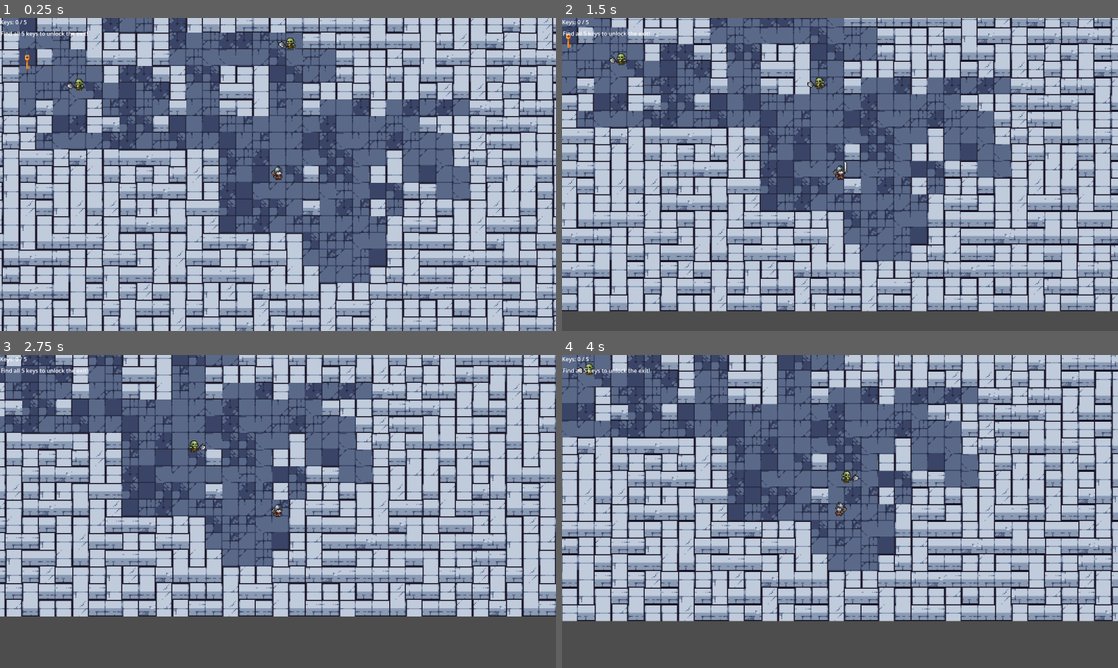
Above: before the commit, frames 1-4 (two rows, left to right).
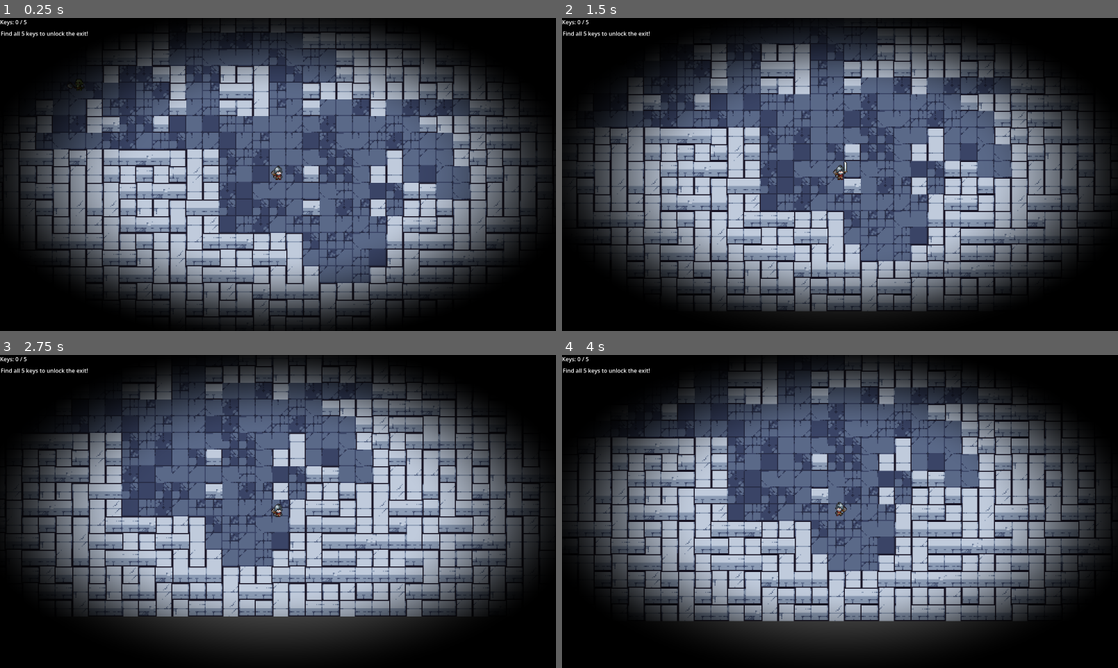
Above: after the commit, the same moments.

Repository: zz2548/week-5-pcg
Game: Godot game, scene res://scenes/main.tscn
The game is run twice, just before and just after one commit, with the same random seed, the same clock (stepped at 60 frames per second) and the same inputs.
Inputs:
- Up to frame 1 (0.25 s): no input
- Up to frame 2 (1.5 s): tap Enter at 0.5 s; hold D (move_right) 0.53-1.28 s; hold Space (attack) 0.53-1.28 s; hold S (move_down) from 1.28 s (still down); tap Space (attack) at 1.35 s
- Up to frame 3 (2.75 s): release S (move_down) at 2.03 s; hold D (move_right) from 2.03 s (still down); hold Space (attack) from 2.03 s (still down); tap R at 2.1 s
- Up to frame 4 (4 s): release D (move_right) at 2.78 s; release Space (attack) at 2.78 s; hold W (move_up) 2.78-3.53 s; tap Space (attack) at 2.85 s; hold A (move_left) from 3.53 s (still down); hold Space (attack) from 3.53 s (still down)

The runs differ from the first frame. In frame 1, 65% of the frame differs, in the area x 0-100%, y 0-100%; in frame 2, 66%; in frame 3, 66%; in frame 4, 66%.

Commit message:
Better spawn mechanic, add sound on detection

Diff:
--- a/pcg-game/scenes/main.tscn
+++ b/pcg-game/scenes/main.tscn
@@ -629,7 +629,7 @@
 [node name="AnimatedSprite2D" type="AnimatedSprite2D" parent="Player" unique_id=1121528612]
 scale = Vector2(0.75, 0.75)
 sprite_frames = SubResource("SpriteFrames_c6pm6")
-animation = &"attack"
+animation = &"die"
 
 [node name="Camera2D" type="Camera2D" parent="Player" unique_id=2102631256]
 
@@ -650,9 +650,9 @@
 
 [node name="DarkOverlay" type="CanvasLayer" parent="." unique_id=671771595]
 layer = 10
-visible = false
 script = ExtResource("4_tbgi4")
-light_radius = 0.15
+light_radius = 0.25
+softness = 0.3
 
 [node name="ColorRect" type="ColorRect" parent="DarkOverlay" unique_id=1057632044]
 material = SubResource("ShaderMaterial_o6xl0")
--- a/pcg-game/scenes/zombie1.tscn
+++ b/pcg-game/scenes/zombie1.tscn
@@ -2,6 +2,7 @@
 
 [ext_resource type="Script" uid="uid://dw58i1rry8e6u" path="res://scripts/zombie.gd" id="1_httt1"]
 [ext_resource type="Texture2D" uid="uid://cmm74ifsrfgwb" path="res://assets/Orc.png" id="2_srta7"]
+[ext_resource type="AudioStream" uid="uid://b2fq8d3thqvt8" path="res://assets/goblin.mp3" id="3_88orx"]
 
 [sub_resource type="AtlasTexture" id="AtlasTexture_88orx"]
 atlas = ExtResource("2_srta7")
@@ -168,7 +169,7 @@
 "duration": 1.0,
 "texture": SubResource("AtlasTexture_yl7hc")
 }],
-"loop": true,
+"loop": false,
 "name": &"die",
 "speed": 5.0
 }, {
@@ -229,8 +230,6 @@
 position = Vector2(1, -3)
 sprite_frames = SubResource("SpriteFrames_ipde4")
 animation = &"attack1"
-frame = 2
-frame_progress = 0.13151626
 
 [node name="AttackHitboxMid" type="Area2D" parent="." unique_id=4656261]
 monitoring = false
@@ -260,4 +259,7 @@
 position = Vector2(0, -4)
 shape = SubResource("CapsuleShape2D_srta7")
 
+[node name="AlertSound" type="AudioStreamPlayer2D" parent="." unique_id=843274128]
+stream = ExtResource("3_88orx")
+
 [connection signal="animation_finished" from="AnimatedSprite2D" to="." method="_on_animated_sprite_2d_animation_finished"]
--- a/pcg-game/scripts/DungeonGenerator.gd
+++ b/pcg-game/scripts/DungeonGenerator.gd
@@ -599,14 +599,32 @@
 		keys_placed += 1
 
 	# ── Enemies — exactly 5 ──────────────────────────────────────────────────
+	# Enemies must not spawn within (max_detection_radius + 5) pixels of the
+	# player.  Zombie detection_radius is randf_range(80, 160) at runtime, so
+	# the worst case is 160 px.  Adding 5 and converting to tiles:
+	# (160 + 5) / 16 = 10.3 → 11 tile minimum separation.
+	const ENEMY_SAFE_TILES: int = 11
 	var enemies_placed: int = 0
 	for cell in free:
 		if enemies_placed >= 5:
 			break
 		if objects[cell.y][cell.x] != OBJ_NONE:
 			continue
+		if cell.distance_to(player_pos) < ENEMY_SAFE_TILES:
+			continue
 		objects[cell.y][cell.x] = OBJ_ENEMY
 		enemies_placed += 1
+
+	# Fallback: if the map is very small and no cells satisfy the distance
+	# constraint, place remaining enemies anywhere free rather than skip them.
+	if enemies_placed < 5:
+		for cell in free:
+			if enemies_placed >= 5:
+				break
+			if objects[cell.y][cell.x] != OBJ_NONE:
+				continue
+			objects[cell.y][cell.x] = OBJ_ENEMY
+			enemies_placed += 1
 
 # =============================================================================
 # MARKOV PATHFINDER — _inertia_path
--- a/pcg-game/scripts/player.gd
+++ b/pcg-game/scripts/player.gd
@@ -1,54 +1,54 @@
 extends CharacterBody2D
 
-const SPEED = 105.0
-const MAX_HP = 10
-
+const SPEED   = 105.0
+const MAX_HP  = 2
 
 var facing := Vector2.RIGHT
 var hp: int = MAX_HP
+
 var invincible_timer: float = 0.0
-const INVINCIBLE_DURATION = 1.0
+const INVINCIBLE_DURATION   = 1.0
 
 @onready var anim: AnimatedSprite2D = $AnimatedSprite2D
-@onready var attack_hitbox: Area2D = $AttackHitbox
+@onready var attack_hitbox: Area2D  = $AttackHitbox
 
-@export var attack_damage: int = 2
+@export var attack_damage: int   = 2
 @export var attack_window: float = 0.15
 
-var dead := false
-var locked_anim := ""        # "", "attack", "damage", "die"
+var dead        := false
+var locked_anim := ""   # "", "attack", "damage", "die"
 var attack_timer := 0.0
 var hit_ids := {}
 
 signal died
 signal hp_changed(new_hp: int)
 
+
 func _ready() -> void:
 	$Camera2D.zoom = Vector2(3.0, 3.0)
 	anim.play("idle")
-
 	attack_hitbox.monitoring = false
 	attack_hitbox.body_entered.connect(_on_attack_hitbox_body_entered)
+
 
 func _physics_process(delta: float) -> void:
 	if dead:
 		return
 
-	# attack window
+	# attack window countdown
 	if attack_timer > 0.0:
 		attack_timer -= delta
 		if attack_timer <= 0.0:
 			attack_hitbox.monitoring = false
 
 	# movement
-	var dir = Input.get_vector("move_left", "move_right", "move_up", "move_down")
+	var dir := Input.get_vector("move_left", "move_right", "move_up", "move_down")
 	velocity = dir * SPEED
 	move_and_slide()
 
 	if dir.length() > 0.1:
 		facing = dir.normalized()
 
-	# flip
 	if dir.x < 0:
 		anim.flip_h = true
 	elif dir.x > 0:
@@ -65,50 +65,43 @@
 	if locked_anim != "":
 		return
 
-	# idle/walk
 	anim.play("walk" if dir.length() > 0 else "idle")
+
 
 func _input(event: InputEvent) -> void:
 	if dead:
 		return
-
 	if event.is_action_pressed("attack") and locked_anim != "die" and locked_anim != "attack":
 		locked_anim = "attack"
 		anim.play("attack")
-
-		# enable hitbox briefly
 		hit_ids.clear()
 		_update_attack_hitbox_offset()
 		attack_hitbox.monitoring = true
 		attack_timer = attack_window
 		call_deferred("_apply_attack_damage")
 
+
 func _update_attack_hitbox_offset() -> void:
 	var ax := absf(facing.x)
 	var ay := absf(facing.y)
-
 	if ax >= ay:
-		# left/right
 		attack_hitbox.position = Vector2(10, 0) if facing.x >= 0 else Vector2(-10, 0)
 		anim.flip_h = (facing.x < 0)
 	else:
-		# up/down
 		attack_hitbox.position = Vector2(0, 10) if facing.y >= 0 else Vector2(0, -10)
-
 	print("hitbox global pos:", attack_hitbox.global_position)
 
+
 func _on_attack_hitbox_body_entered(body: Node) -> void:
-	# zombies are in group "zombies" (your zombie.gd already does add_to_group("zombies"))
 	if not body.is_in_group("zombies"):
 		return
-
 	var id := body.get_instance_id()
 	if hit_ids.has(id):
 		return
 	hit_ids[id] = true
-
 	if body.has_method("take_damage"):
 		body.take_damage(attack_damage)
+
 
 func take_damage(amount: int) -> bool:
 	if dead or invincible_timer > 0.0:
@@ -119,24 +112,32 @@
 	emit_signal("hp_changed", hp)
 
 	if hp <= 0:
-		dead = true
+		dead        = true
 		locked_anim = "die"
 		anim.play("die")
-		emit_signal("died")
+		# die animation is loop=true so animation_finished never fires.
+		# 6 frames at speed 5 = 1.2 s — wait one full cycle then signal.
+		get_tree().create_timer(1.2).timeout.connect(_emit_died)
 	else:
 		locked_anim = "damage"
 		anim.play("damage")
-
 	return true
 
+
+func _emit_died() -> void:
+	emit_signal("died")
+
+
 func _on_animated_sprite_2d_animation_finished() -> void:
-	# IMPORTANT: attack/damage must be One Shot (Loop OFF) or this won't fire
+	# attack and damage are loop=false so this fires normally for them.
+	# die is loop=true so it never reaches here — handled by timer above.
 	if anim.animation == "attack" and locked_anim == "attack":
 		locked_anim = ""
 		attack_hitbox.monitoring = false
 	if anim.animation == "damage" and locked_anim == "damage":
 		locked_anim = ""
 
+
 func _apply_attack_damage() -> void:
 	for b in attack_hitbox.get_overlapping_bodies():
 		if b.is_in_group("zombies") and b.has_method("take_damage"):
--- a/pcg-game/scripts/zombie.gd
+++ b/pcg-game/scripts/zombie.gd
@@ -50,8 +50,14 @@
 const PATH_INTERVAL: float = 0.4   # recalculate path this often (seconds)
 const TILE_SIZE:    int   = 16
 
-var player: Node2D         = null
+var player: Node2D              = null
 var generator: DungeonGenerator = null
+
+# Sound — plays once when the zombie first spots the player.
+# Assign an AudioStreamPlayer as a child named "AlertSound" and drop
+# a .wav/.ogg into its Stream property in the Godot editor.
+@onready var alert_sound: AudioStreamPlayer2D = $AlertSound if has_node("AlertSound") else null
+var has_alerted: bool = false   # prevents the sound re-firing every frame
 
 var hurt_timer: float = 0.0
 const HURT_DURATION: float = 0.4   # how long the hurt stun lasts
@@ -155,15 +161,18 @@
 	var dist: float = global_position.distance_to(player.global_position)
 
 	if dist <= detection_radius:
-		# Only start a new attack if the cooldown has fully expired.
-		# This guarantees the zombie spends at least (attack_cooldown) seconds
-		# in CHASE before it can swing again, so it visibly re-approaches
-		# the player rather than spinning in place.
 		if dist <= attack_range and attack_cd_timer <= 0.0:
 			_start_attack()
 		else:
+			# First frame the zombie spots the player — play the alert sound once.
+			if state == State.ROAM and not has_alerted:
+				has_alerted = true
+				if alert_sound != null:
+					alert_sound.play()
 			state = State.CHASE
 	elif dist > detection_radius * 1.5:
+		# Player escaped — reset so the sound plays again next detection.
+		has_alerted = false
 		state = State.ROAM
 		_pick_roam_target()
 
Not shown, added: pcg-game/assets/goblin.mp3.import
Not shown, added: pcg-game/assets/goblin.mp3
